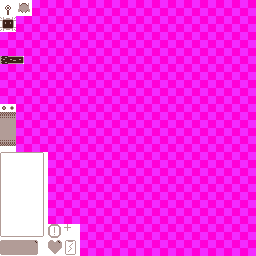
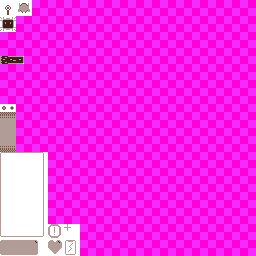
Layered file, before and after one edit (256x256). Changes by layer:
painted on "Laser Dither" over left=0, top=140, right=16, bottom=152
painted on "Laser" (2nd of 2, in "Laser") over left=0, top=140, right=16, bottom=152
painted on "Enemy" over left=0, top=140, right=16, bottom=152
